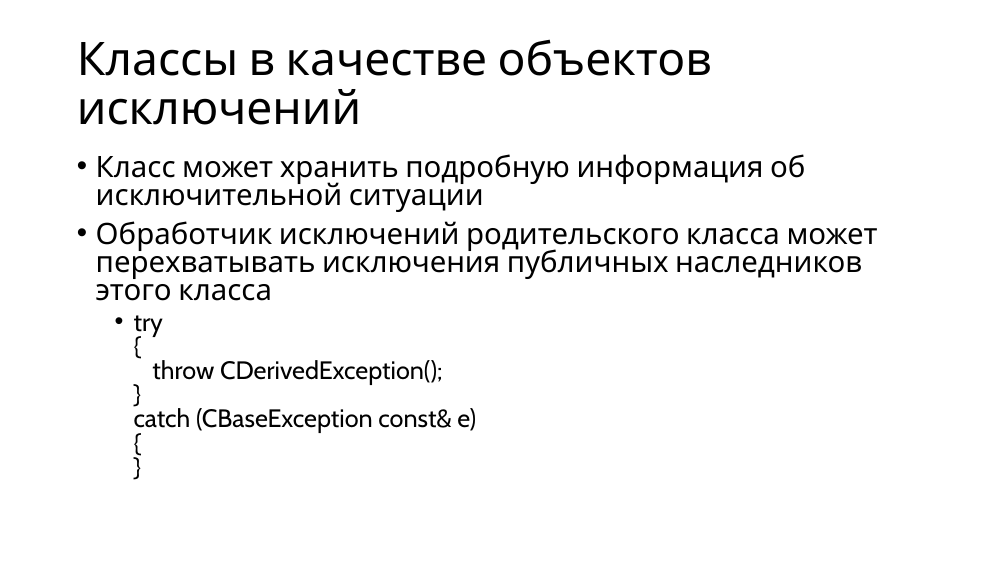
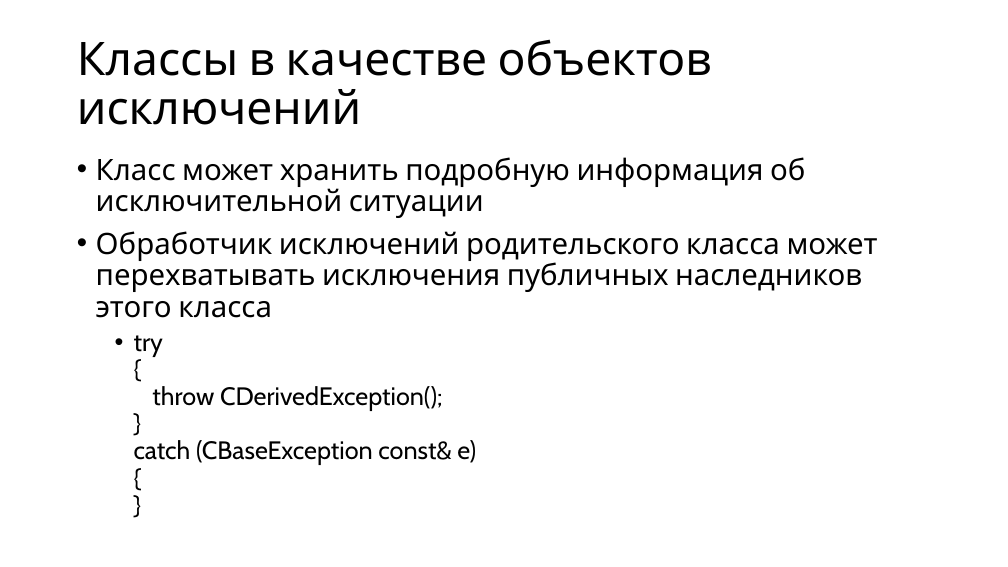
Before and after one commit to alexey-malov/oop, a slide deck: slide 14 of lectures/05/Обработка ошибок и исключительных ситуаций.pptx. Drawn at 1008x567 pixels with LibreOffice and Linux fonts; fonts in the diff are those of the drawing. Boxes give left, top, right and bottom in pixels: in the first picture for what was removed or moved away, otherwise in the second. Text is boxed around its words. In the diff, an @@ line names an element or a change of style, - is before the commit and + after.

Commit message:
Доработал материалы по исключениям

```diff
--- a/lectures/05/Обработка ошибок и исключительных ситуаций.pptx
+++ b/lectures/05/Обработка ошибок и исключительных ситуаций.pptx
@@ text "Класс может хранить подробную информация ..." at (96, 157, 878, 465): line spacing 0.8 to 0.9 @@
```
Also in this commit, not shown: 4 other slides changed, 4 slides added, 4 other files.
